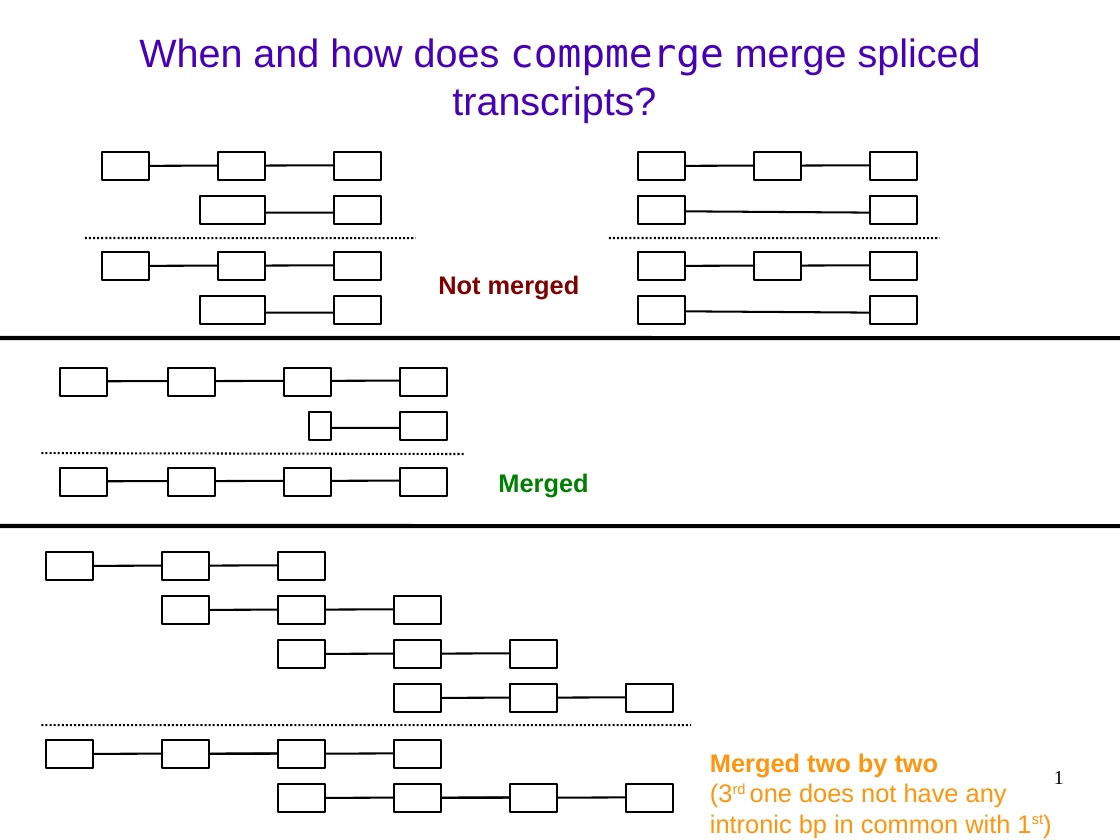
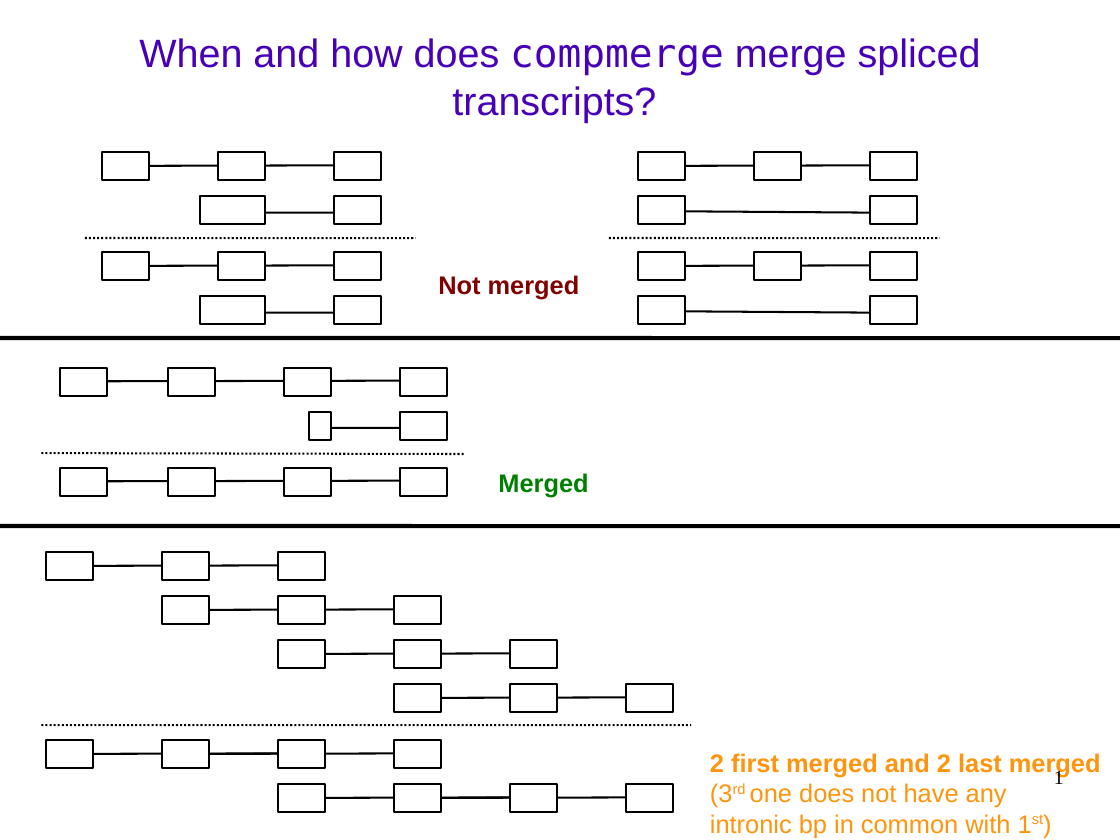
Before and after one commit to sdjebali/Compmerge, a slide deck: slide 1 of compmerge.odp. Drawn at 1120x840 pixels with LibreOffice and Linux fonts; fonts in the diff are those of the drawing. Boxes give left, top, right and bottom in pixels: in the first picture for what was removed or moved away, otherwise in the second. Text is boxed around its words. In the diff, an @@ line names an element or a change of style, - is before the commit and + after.

Commit message:
small edit in slides

```diff
--- a/compmerge.odp
+++ b/compmerge.odp
@@ text at <box>710,753,1101,777</box>: text changed @@
-Merged two by two
+2 first merged and 2 last merged
```
Also in this commit, not shown: 1 other slide changed, 1 other file.
